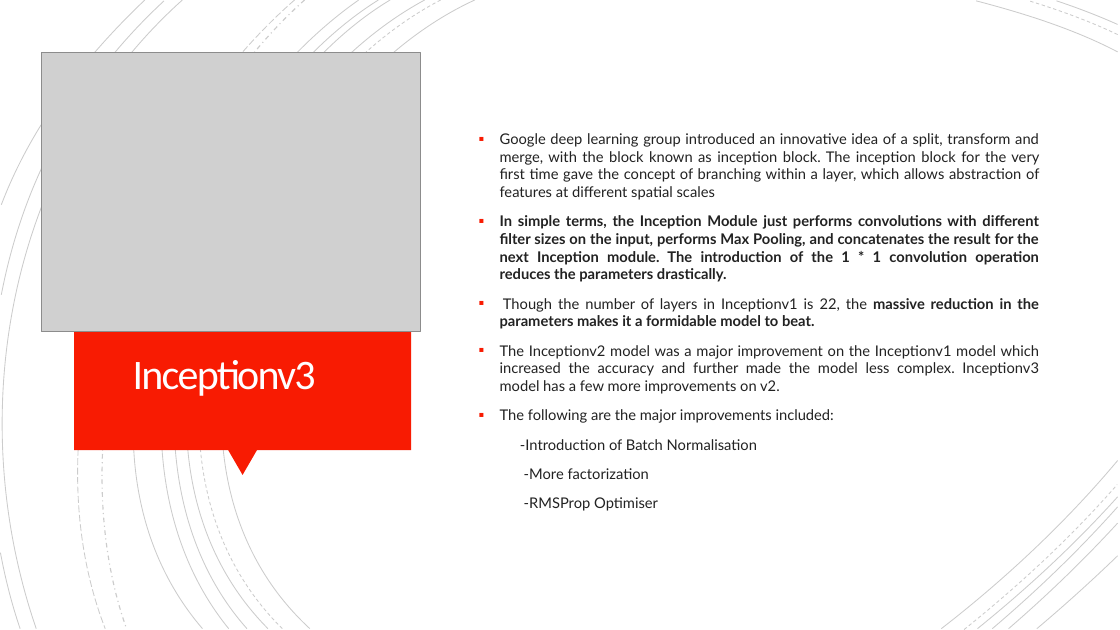
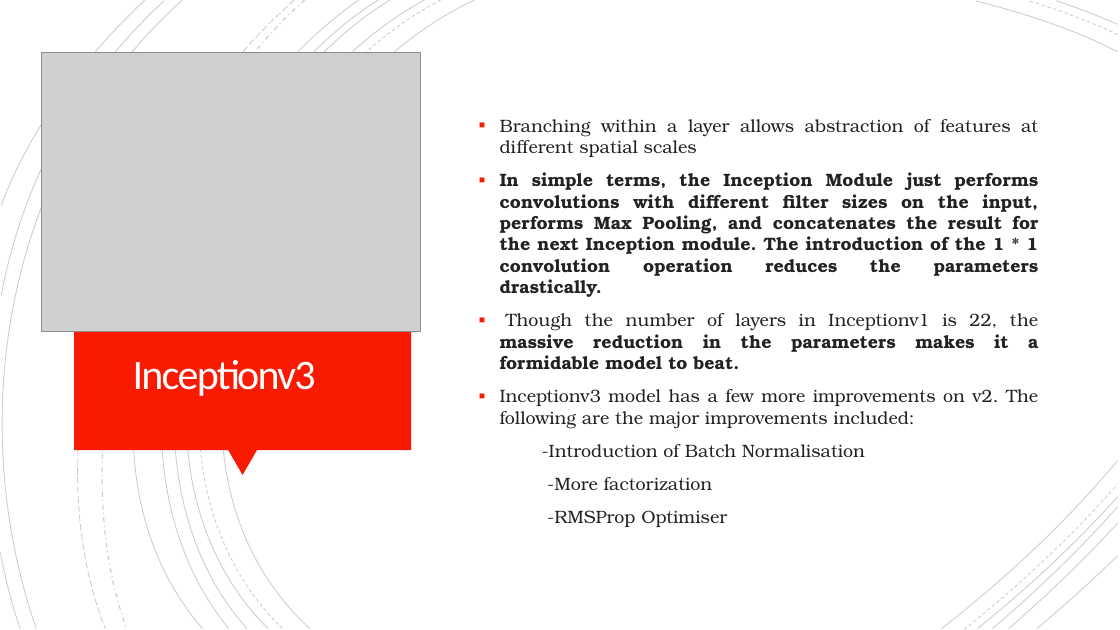
Before and after one commit to Kaoutar-Nahli/Early-Fire-Detection, a slide deck: slide 9 of deep-learning-fire-detection.pptx (slide 8 before the commit). Drawn at 1120x630 pixels with LibreOffice and Linux fonts; fonts in the diff are those of the drawing; grey boxes stand for pictures. Boxes give left, top, right and bottom in pixels: in the first picture for what was removed or moved away, otherwise in the second. Text is boxed around its words. In the diff, an @@ line names an element or a change of style, - is before the commit and + after.

Commit message:
presentation completed, too much text

```diff
--- a/deep-learning-fire-detection.pptx
+++ b/deep-learning-fire-detection.pptx
@@ text at [500, 119, 1038, 157]: text changed; size 12.6 to 15.3 pt; font Lato to TeX Gyre Bonum @@
-▪ Google deep learning group introduced an innovative idea of a split, transform and merge, with the block known as inception block. The inception block for the very first time gave the concept of branching within a layer, which allows abstraction of features at different spatial scales
+▪ Branching within a layer allows abstraction of features at different spatial scales
@@ text at [500, 172, 1039, 527]: size 12.6 to 15.3 pt, font Lato to TeX Gyre Bonum in "In simple terms, the Inception Module just ...", "Though the number of layers in Inceptionv1 ...", "-Introduction of Batch Normalisation", "-More factorization" and 1 more places @@
@@ text at [500, 389, 1038, 429]: text changed; size 12.6 to 15.3 pt; font Lato to TeX Gyre Bonum @@
-▪ The Inceptionv2 model was a major improvement on the Inceptionv1 model which increased the accuracy and further made the model less complex. Inceptionv3 model has a few more improvements on v2.
-▪ The following are the major improvements included:
+▪ Inceptionv3 model has a few more improvements on v2. The following are the major improvements included:
```
Also in this commit, not shown: 11 other slides changed, 8 slides added, 7 slides removed.
